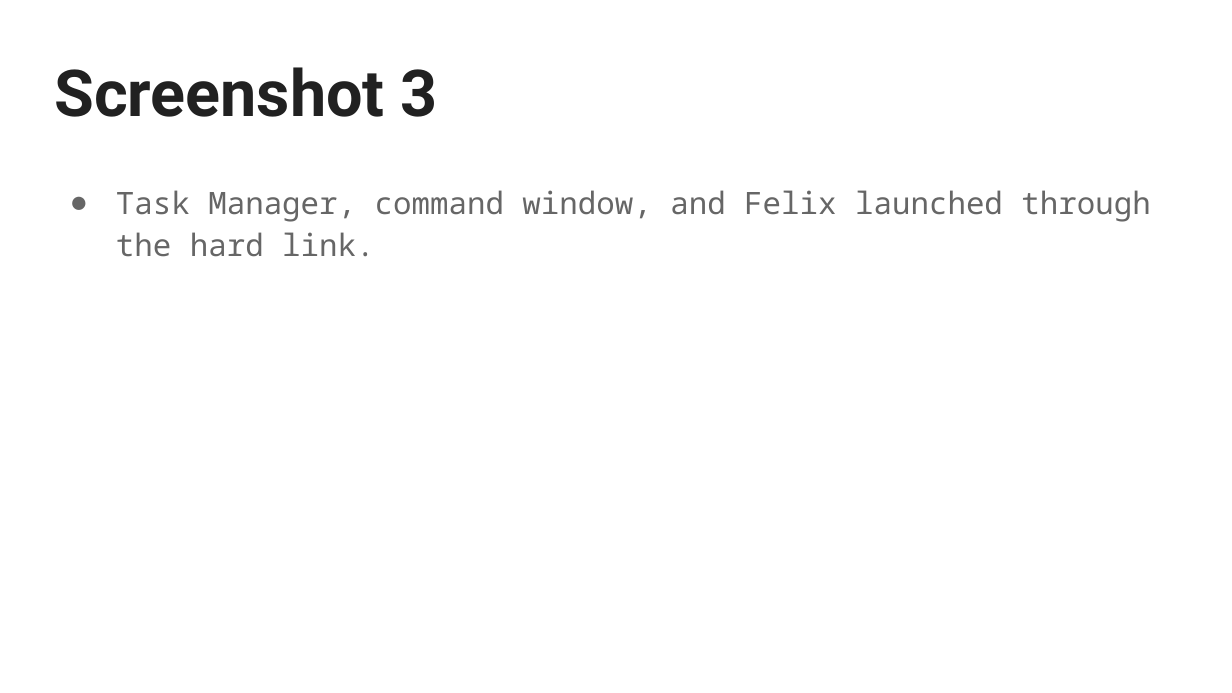
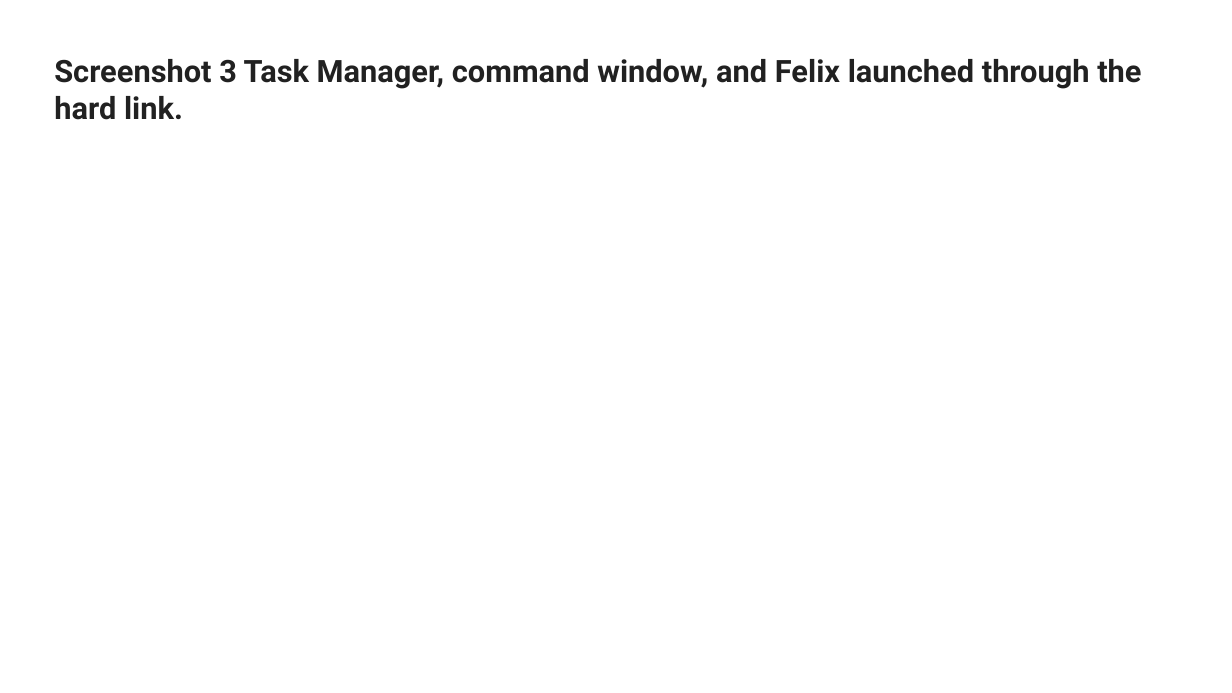
Before and after one commit to WikiSteve/networking-labs, a slide deck: slide 4 of labs/080-windows-batch-files/assets/Windows Batch Files SUBMISSION TEMPLATE.pptx. Drawn at 1232x693 pixels with LibreOffice and Linux fonts; fonts in the diff are those of the drawing. Boxes give left, top, right and bottom in pixels: in the first picture for what was removed or moved away, otherwise in the second. Text is boxed around its words. In the diff, an @@ line names an element or a change of style, - is before the commit and + after.

```diff
--- a/labs/080-windows-batch-files/assets/Windows Batch Files SUBMISSION TEMPLATE.pptx
+++ b/labs/080-windows-batch-files/assets/Windows Batch Files SUBMISSION TEMPLATE.pptx
@@ title at (54, 59, 1141, 120): text changed; size 37.8 to 18 pt @@
-Screenshot 3
+Screenshot 3 Task Manager, command window, and Felix launched through the hard link.
@@ text removed at (116, 190, 1150, 257) @@
-● Task Manager, command window, and Felix launched through the hard link.
```
Also in this commit, not shown: 8 other slides changed, 6 other files.
